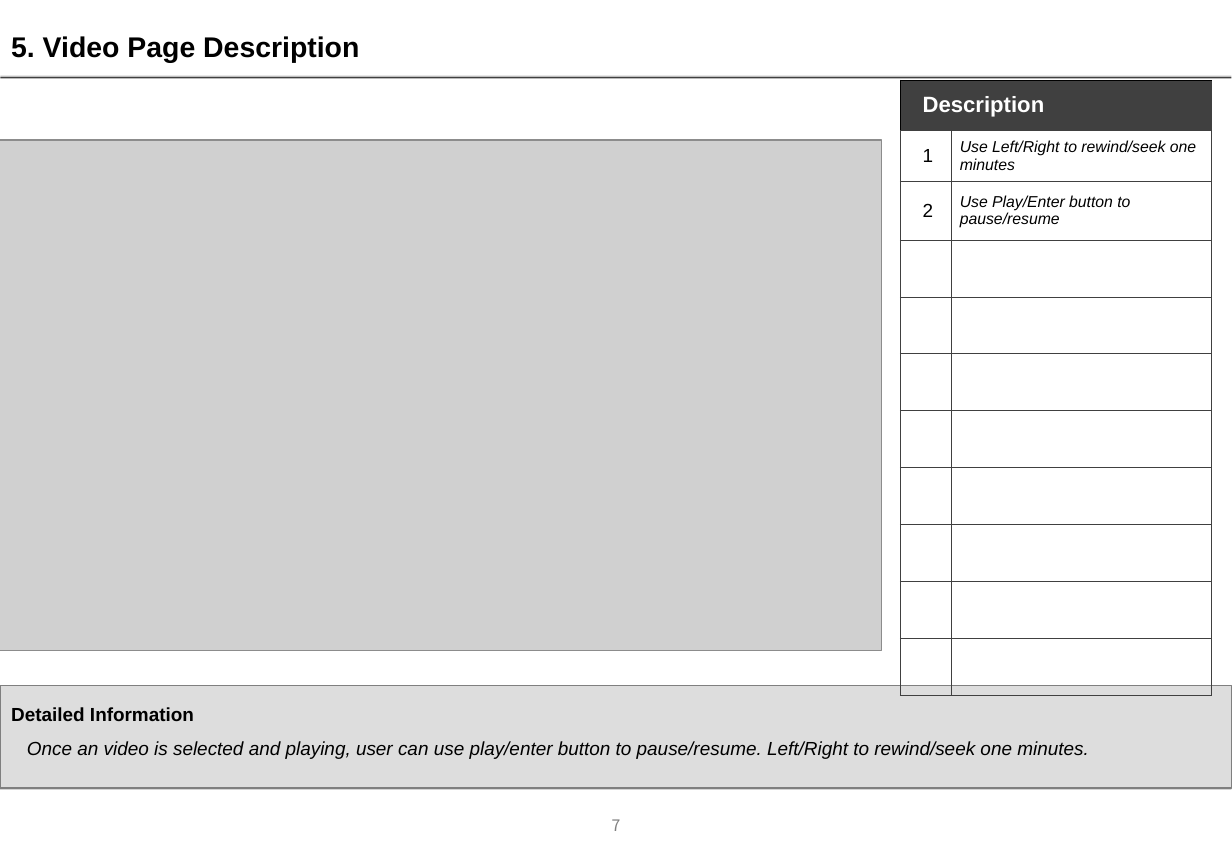
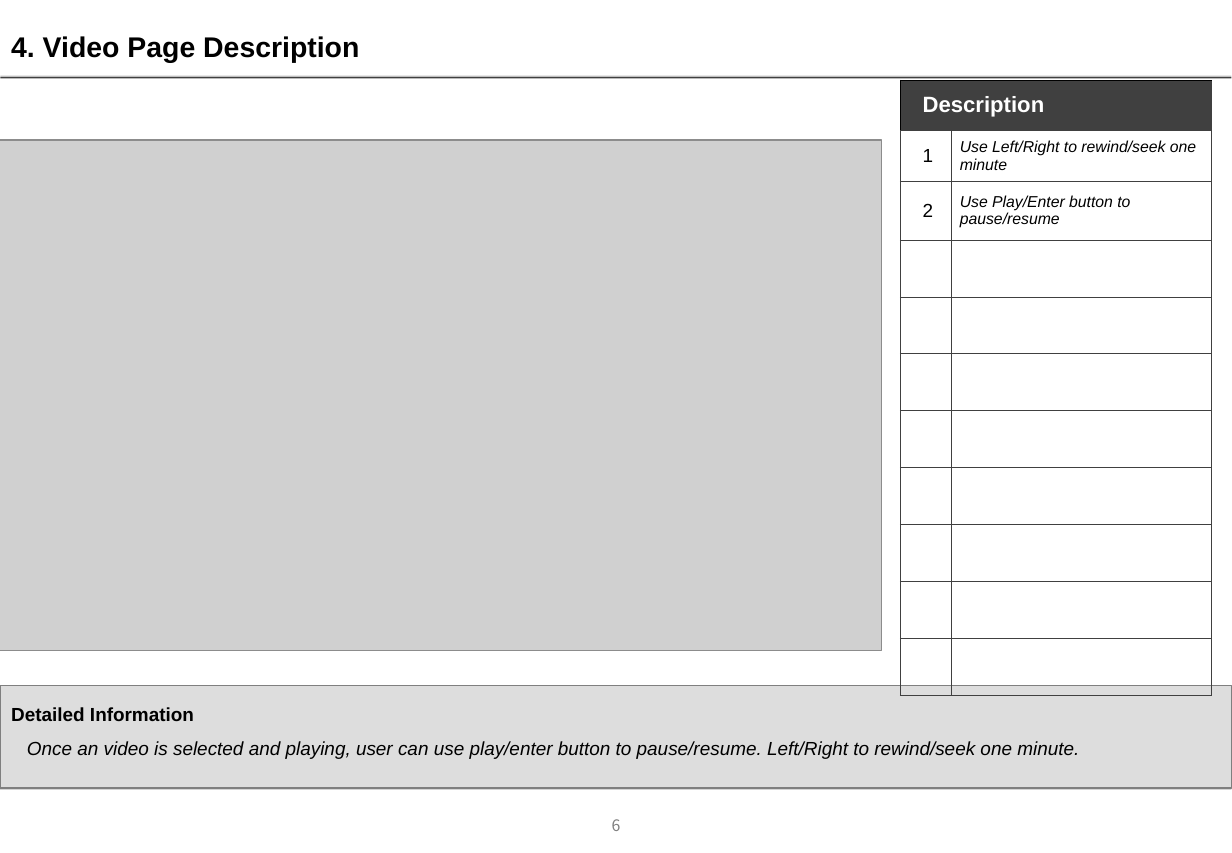
Before and after one commit to mervick/orangeeplayer, a slide deck: slide 6 of docs/documents for lg qa 3.0/app_description_3 0.ppt (slide 7 before the commit). Drawn at 1232x853 pixels with LibreOffice and Linux fonts; fonts in the diff are those of the drawing; grey boxes stand for pictures; background and template pictures are left out. Boxes give left, top, right and bottom in pixels: in the first picture for what was removed or moved away, otherwise in the second. Text is boxed around its words. In the diff, an @@ line names an element or a change of style, - is before the commit and + after.

```diff
--- a/docs/documents for lg qa 3.0/app_description_3 0.ppt
+++ b/docs/documents for lg qa 3.0/app_description_3 0.ppt
@@ text at [11, 36, 359, 63]: text changed @@
-5. Video Page Description
+4. Video Page Description
@@ table at [900, 80, 1212, 631] @@
-row 2, column 2: Use Left/Right to rewind/seek one minutes
+row 2, column 2: Use Left/Right to rewind/seek one minute
@@ text in rectangle at [27, 741, 1079, 759]: text changed @@
-Once an video is selected and playing, user can use play/enter button to pause/resume. Left/Right to rewind/seek one minutes.
+Once an video is selected and playing, user can use play/enter button to pause/resume. Left/Right to rewind/seek one minute.
@@ page number at [612, 819, 621, 831]: text changed @@
-7
+6
```
Also in this commit, not shown: 5 other slides changed, 1 slide removed.
